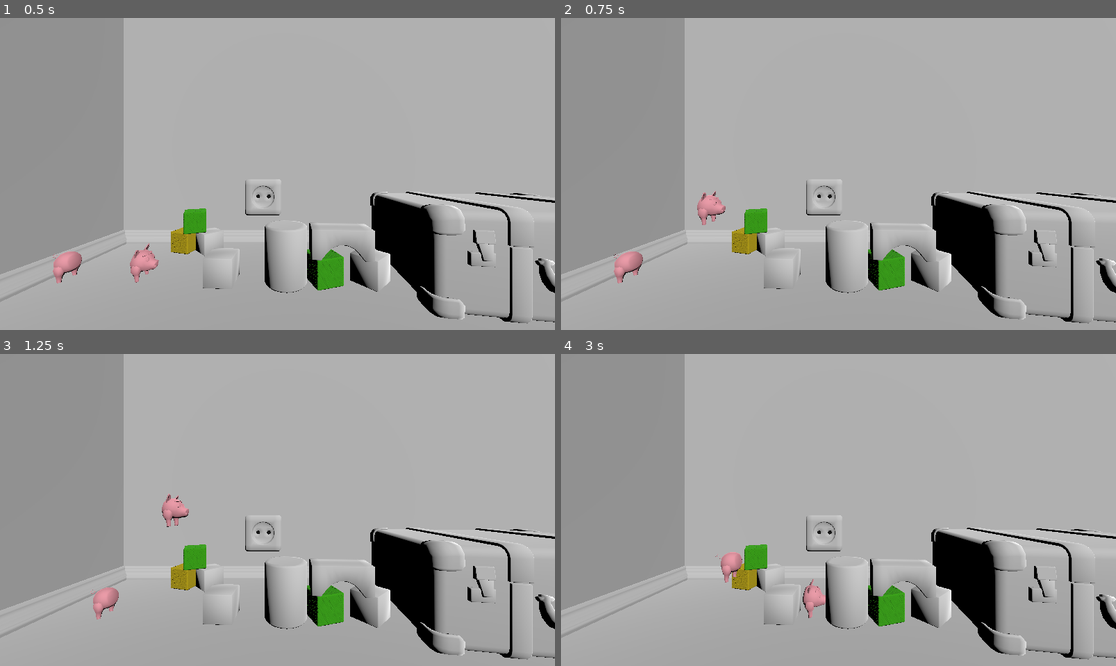
Above: before the commit, frames 1-4 (two rows, left to right).
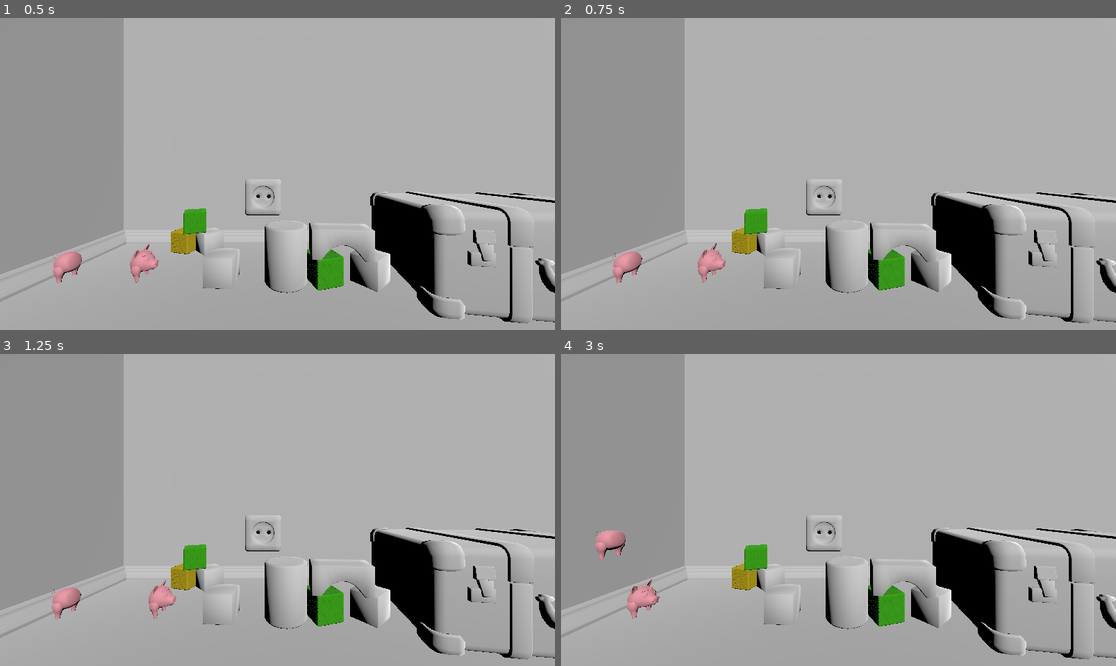
Above: after the commit, the same moments.

Repository: CoffeeMugTwo/b_oink
Game: Godot game, scene res://Scenes/World.tscn
Two runs of this game, one before a commit and one after it. Both use one fixed random seed, a clock stepped at 60 frames per second and the inputs below. This scene is started directly instead of the project's main scene.
Inputs:
- Up to frame 1 (0.5 s): no input
- Up to frame 2 (0.75 s): tap Enter (ui_accept) at 0.5, 0.6 s; hold Right (ui_right) from 0.53 s (still down); hold Shift (p2_hold, bound only after the commit) from 0.53 s (still down)
- Up to frame 3 (1.25 s): keep holding Right (ui_right); keep holding Shift (p2_hold, bound only after the commit); tap C (p2_jump) at 0.77 s
- Up to frame 4 (3 s): release Right (ui_right) at 1.28 s; release Shift (p2_hold, bound only after the commit) at 1.28 s; hold Down (ui_down) 1.28-2.03 s; tap Shift (p2_hold, bound only after the commit) at 1.35, 2.3 s; tap C (p2_jump) at 1.52 s; tap Enter (ui_accept) at 1.55 s; hold Right (ui_right) 2.03-2.78 s; hold A (p2_left) 2.03-2.78 s; hold Up (ui_up) from 2.78 s (still down); tap D (p2_right) at 2.85 s

Frame 1 is identical in both runs. In frame 2, 0.7% of the frame differs, in the area x 9-30%, y 55-86%; in frame 3, 1.3%, in the area x 9-35%, y 44-86%; in frame 4, 1.3%.

Commit message:
feat: change input map incl. controller support for p1

Diff:
--- a/b-oink/Scenes/workbench/head.gd
+++ b/b-oink/Scenes/workbench/head.gd
@@ -33,13 +33,13 @@
 	# update velocity according to resulting force
 	var current_force_vector : Vector3 = spring_force
 	# apply forces according to input
-	if Input.is_action_pressed("ui_right"):
+	if Input.is_action_pressed("p1_right"):
 		current_force_vector += Vector3(1, 0 ,0 ) * max_input_force_scalar
 
-	if Input.is_action_pressed("ui_left"):
+	if Input.is_action_pressed("p1_left"):
 		current_force_vector += Vector3(-1, 0, 0) * max_input_force_scalar
 
-	if Input.is_action_just_pressed("ui_accept") and is_on_floor():
+	if Input.is_action_just_pressed("p1_jump") and is_on_floor():
 		current_force_vector += Vector3(0, 1, 0) * jump_force_scalar
 
 
--- a/b-oink/project.godot
+++ b/b-oink/project.godot
@@ -38,3 +38,28 @@
 "events": [Object(InputEventKey,"resource_local_to_scene":false,"resource_name":"","device":-1,"window_id":0,"alt_press …(191 unchanged characters)…
 ]
 }
+p1_left={
+"deadzone": 0.2,
+"events": [Object(InputEventJoypadButton,"resource_local_to_scene":false,"resource_name":"","device":-1,"button_index":13,"pressure":0.0,"pressed":true,"script":null)
+]
+}
+p1_right={
+"deadzone": 0.2,
+"events": [Object(InputEventJoypadButton,"resource_local_to_scene":false,"resource_name":"","device":-1,"button_index":14,"pressure":0.0,"pressed":true,"script":null)
+]
+}
+p1_jump={
+"deadzone": 0.2,
+"events": [Object(InputEventJoypadButton,"resource_local_to_scene":false,"resource_name":"","device":-1,"button_index":0,"pressure":0.0,"pressed":true,"script":null)
+]
+}
+p1_hold={
+"deadzone": 0.2,
+"events": [Object(InputEventJoypadButton,"resource_local_to_scene":false,"resource_name":"","device":-1,"button_index":1,"pressure":0.0,"pressed":true,"script":null)
+]
+}
+p2_hold={
+"deadzone": 0.2,
+"events": [Object(InputEventKey,"resource_local_to_scene":false,"resource_name":"","device":-1,"window_id":0,"alt_pressed":false,"shift_pressed":false,"ctrl_pressed":false,"meta_pressed":false,"pressed":false,"keycode":0,"physical_keycode":4194325,"key_label":0,"unicode":0,"location":0,"echo":false,"script":null)
+]
+}
